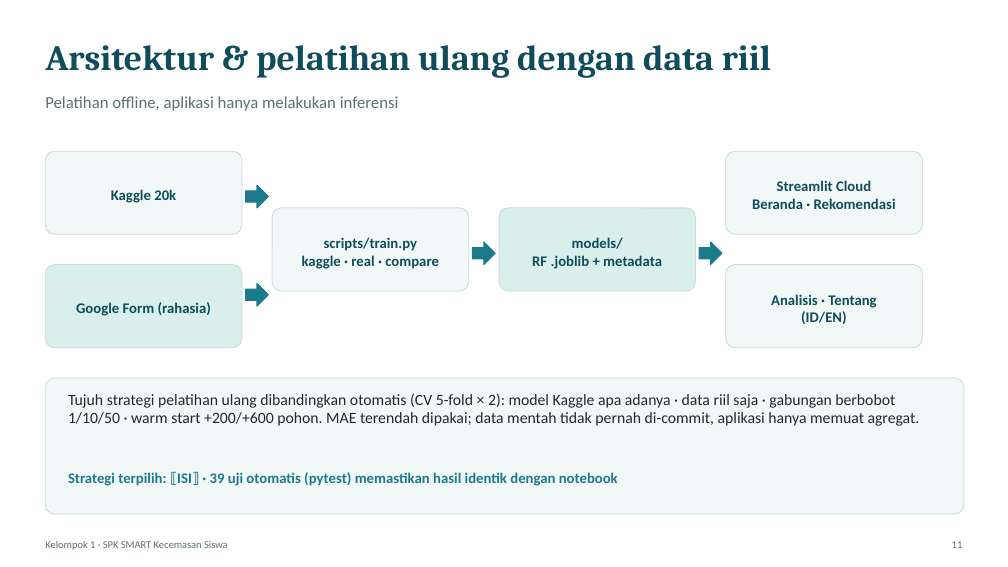
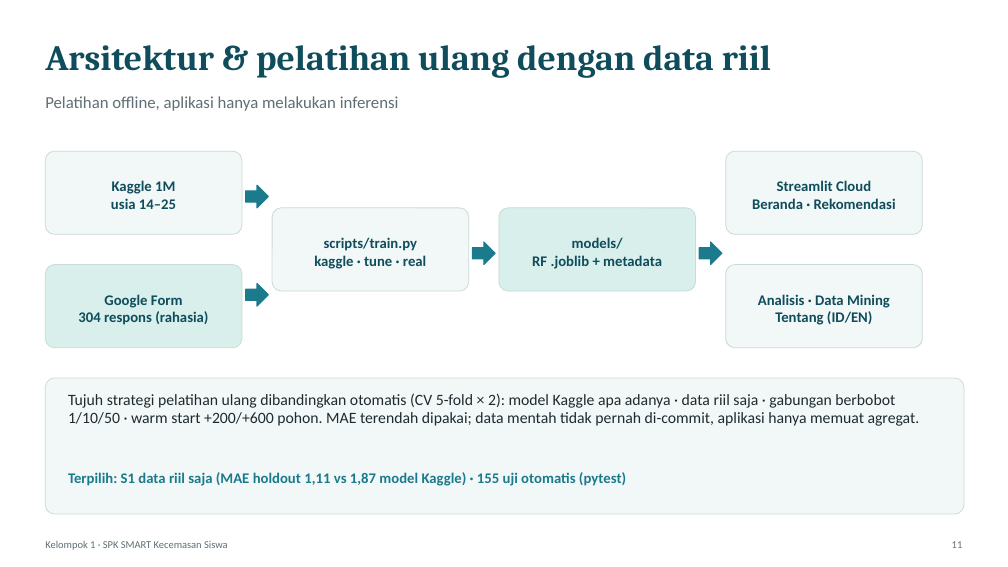
Before and after one commit to UKRIDA-Developer-Team/SIMBULL-SMART, a slide deck: slide 11 of deliverables/ppt/Presentasi-SPK-SMART-Kecemasan.pptx. Drawn at 1008x567 pixels with LibreOffice and Linux fonts; fonts in the diff are those of the drawing. Boxes give left, top, right and bottom in pixels: in the first picture for what was removed or moved away, otherwise in the second. Text is boxed around its words. In the diff, an @@ line names an element or a change of style, - is before the commit and + after.

Commit message:
docs: CRISP-DM report, slides and PKM with Kaggle and real-data results
- Data Understanding: full 1M-row description and the real questionnaire
  statistics, correlations and reliability.
- Data Preparation: age cleaning, 80/20 split, outlier check, real-data row
  counts, form-version pooling and the family_talk decision.
- Modeling and Evaluation: tuned forest, algorithm comparison, R2 ceiling,
  retraining strategies on real data, SMART results and fairness on real
  students. No synthetic data remains in the reports.
- Rebuilt Laporan-Teknis-Data-Mining.docx, the presentation and the PKM
  proposal.

```diff
--- a/deliverables/ppt/Presentasi-SPK-SMART-Kecemasan.pptx
+++ b/deliverables/ppt/Presentasi-SPK-SMART-Kecemasan.pptx
@@ text at box(111, 180, 176, 209): text changed @@
-Kaggle 20k
+Kaggle 1M
+usia 14–25
@@ text at box(314, 255, 426, 269): text changed @@
-kaggle · real · compare
+kaggle · tune · real
@@ text at box(78, 294, 208, 325): text changed @@
-Google Form (rahasia)
+Google Form
+304 respons (rahasia)
@@ text at box(758, 294, 890, 325): text changed @@
-Analisis · Tentang
-(ID/EN)
+Analisis · Data Mining
+Tentang (ID/EN)
@@ text at box(68, 472, 626, 486): text changed @@
-Strategi terpilih: ⟦ISI⟧ · 39 uji otomatis (pytest) memastikan hasil identik dengan notebook
+Terpilih: S1 data riil saja (MAE holdout 1,11 vs 1,87 model Kaggle) · 155 uji otomatis (pytest)
```
Also in this commit, not shown: 7 other slides changed, 14 other files.
